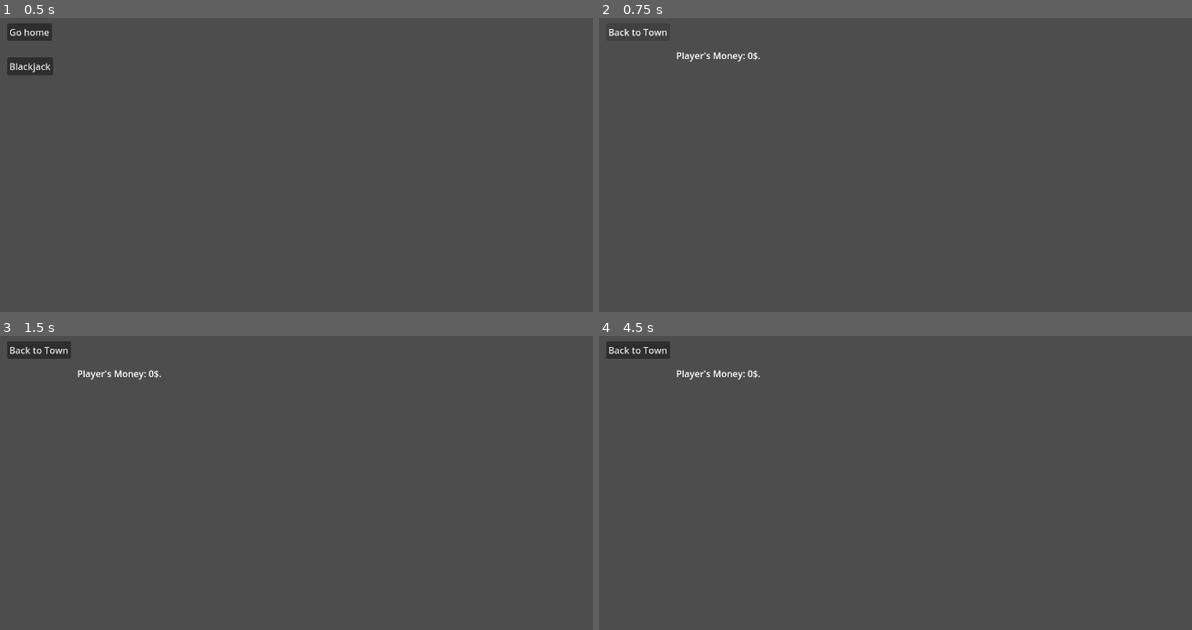
Above: before the commit, frames 1-4 (two rows, left to right).
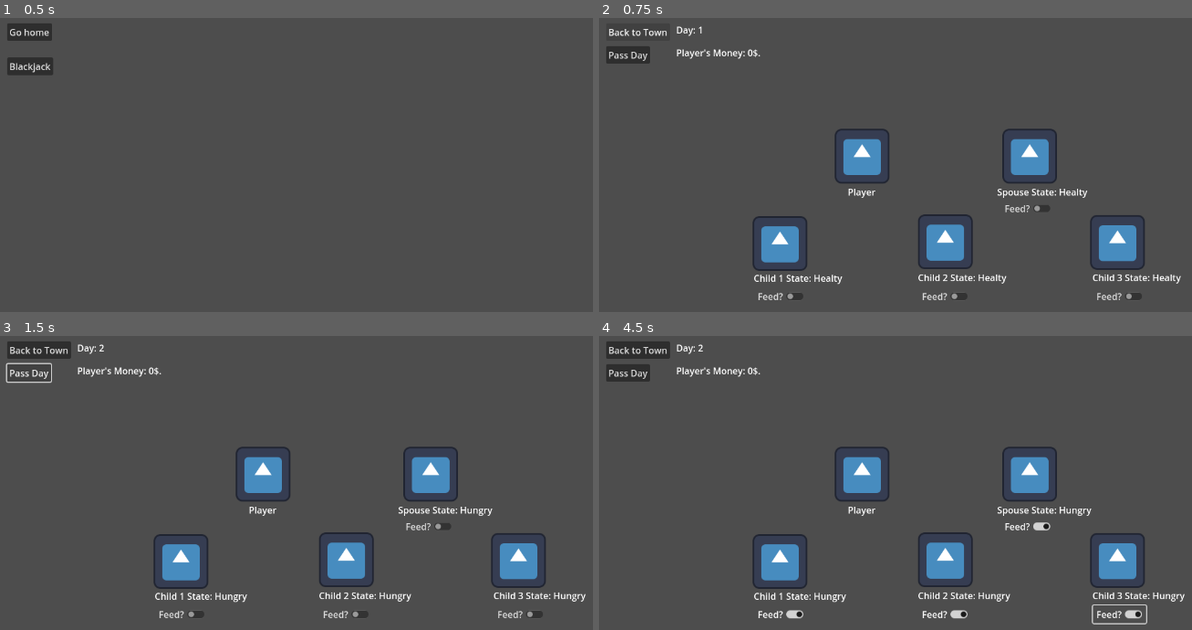
Above: after the commit, the same moments.

Repository: OwenFrakes/congressAppChallenge
Game: Godot game, scene res://Scenes/playerMovement.tscn
Same seed, same stepped clock (60 frames per second), same inputs: the game is played once before the commit and once after it. The engine's default icon, where the game draws it, is replaced by a stand-in: a white triangle on a blue panel in a dark square.
Inputs (mouse positions are in pixels of both pictures, inside the frame that each line leads up to):
- Up to frame 1 (0.5 s): no input
- Up to frame 2 (0.75 s): click "Go home" at 0.5 s
- Up to frame 3 (1.5 s): click (29, 374) at 1.25 s, where only the run after the commit has a clickable "Pass Day"
- Up to frame 4 (4.5 s): click (1025, 527) at 2 s, where only the run after the commit has a clickable "Feed?"; click (782, 615) at 2.75 s, where only the run after the commit has a clickable "Feed?"; click (942, 615) at 3.5 s, where only the run after the commit has a clickable "Feed?"; click (1120, 615) at 4.25 s, where only the run after the commit has a clickable "Feed?"

Frame 1 is identical in both runs. In frame 2, 7.1% of the frame differs, in the area x 1-99%, y 2-96%; in frame 3, 6.9%; in frame 4, 7.4%, in the area x 1-99%, y 2-99%.

Commit message:
Health States for Family

Diff:
--- a/Scenes/homeControl.gd
+++ b/Scenes/homeControl.gd
@@ -1,12 +1,19 @@
 extends Node
 
 @onready var moneyLabel = $"../moneyLabel"
+@onready var dayLabel = $"../DayLabel"
+@onready var family = [$"../SpouseSprite", $"../Child1Sprite", $"../Child2Sprite", $"../Child3Sprite"]
 
 # Called when the node enters the scene tree for the first time.
 func _ready() -> void:
+	updateLabels()
+
+func passDay():
+	StaticPlayerVariables.dayCount += 1
+	updateLabels()
+	for person in family:
+		person.stateUpdate()
+
+func updateLabels():
 	moneyLabel.text = "Player's Money: " + str(StaticPlayerVariables.globalPlayerMoney) + "$."
-
-
-# Called every frame. 'delta' is the elapsed time since the previous frame.
-func _process(delta: float) -> void:
-	pass
+	dayLabel.text = "Day: " + str(StaticPlayerVariables.dayCount)
--- a/Scenes/playerHome.tscn
+++ b/Scenes/playerHome.tscn
@@ -1,7 +1,9 @@
-[gd_scene load_steps=3 format=3 uid="uid://dcvn32dyf1qv7"]
+[gd_scene load_steps=5 format=3 uid="uid://dcvn32dyf1qv7"]
 
 [ext_resource type="Script" path="res://Scenes/homeControl.gd" id="1_g3vfg"]
 [ext_resource type="Script" path="res://Scripts/player_mover.gd" id="2_67f0d"]
+[ext_resource type="Texture2D" uid="uid://dxiid5fb4k47q" path="res://Resources/icon.svg" id="3_llfcy"]
+[ext_resource type="Script" path="res://Scripts/health_state.gd" id="4_m0kmb"]
 
 [node name="PlayerHome" type="Node2D"]
 
@@ -10,9 +12,9 @@
 
 [node name="moneyLabel" type="Label" parent="."]
 offset_left = 153.0
-offset_top = 75.0
-offset_right = 193.0
-offset_bottom = 98.0
+offset_top = 70.0
+offset_right = 279.0
+offset_bottom = 93.0
 text = "Player's Money: "
 
 [node name="Node" type="Node" parent="."]
@@ -26,4 +28,113 @@
 text = "Back to Town"
 script = ExtResource("2_67f0d")
 
+[node name="PlayerSprite" type="Sprite2D" parent="."]
+position = Vector2(479, 263)
+scale = Vector2(0.75, 0.75)
+texture = ExtResource("3_llfcy")
+
+[node name="SpouseSprite" type="Sprite2D" parent="."]
+position = Vector2(773, 263)
+scale = Vector2(0.75, 0.75)
+texture = ExtResource("3_llfcy")
+script = ExtResource("4_m0kmb")
+
+[node name="Child1Sprite" type="Sprite2D" parent="."]
+position = Vector2(335, 416)
+scale = Vector2(0.75, 0.75)
+texture = ExtResource("3_llfcy")
+script = ExtResource("4_m0kmb")
+
+[node name="Child2Sprite" type="Sprite2D" parent="."]
+position = Vector2(625, 413)
+scale = Vector2(0.75, 0.75)
+texture = ExtResource("3_llfcy")
+script = ExtResource("4_m0kmb")
+
+[node name="Child3Sprite" type="Sprite2D" parent="."]
+position = Vector2(927, 414)
+scale = Vector2(0.75, 0.75)
+texture = ExtResource("3_llfcy")
+script = ExtResource("4_m0kmb")
+
+[node name="PlayerLabel" type="Label" parent="."]
+offset_left = 454.0
+offset_top = 314.0
+offset_right = 503.0
+offset_bottom = 337.0
+text = "Player"
+
+[node name="SpouseLabel" type="Label" parent="."]
+offset_left = 716.0
+offset_top = 314.0
+offset_right = 821.0
+offset_bottom = 337.0
+text = "Spouse State:
+"
+
+[node name="Child3Label" type="Label" parent="."]
+offset_left = 883.0
+offset_top = 464.0
+offset_right = 932.0
+offset_bottom = 487.0
+text = "Child 3 State:"
+
+[node name="Child2Label" type="Label" parent="."]
+offset_left = 577.0
+offset_top = 464.0
+offset_right = 678.0
+offset_bottom = 487.0
+text = "Child2 State: "
+
+[node name="Child1Label" type="Label" parent="."]
+offset_left = 289.0
+offset_top = 465.0
+offset_right = 378.0
+offset_bottom = 488.0
+text = "Child1 State:
+"
+
+[node name="DayLabel" type="Label" parent="."]
+offset_left = 153.0
+offset_top = 30.0
+offset_right = 193.0
+offset_bottom = 53.0
+text = "Day: "
+
+[node name="Button" type="Button" parent="."]
+offset_left = 30.0
+offset_top = 70.0
+offset_right = 107.0
+offset_bottom = 101.0
+text = "Pass Day"
+
+[node name="SpouseFeedBtn" type="CheckButton" parent="."]
+offset_left = 723.0
+offset_top = 339.0
+offset_right = 816.0
+offset_bottom = 370.0
+text = "Feed?"
+
+[node name="Child1FeedBtn" type="CheckButton" parent="."]
+offset_left = 290.0
+offset_top = 493.0
+offset_right = 383.0
+offset_bottom = 524.0
+text = "Feed?"
+
+[node name="Child2FeedBtn" type="CheckButton" parent="."]
+offset_left = 578.0
+offset_top = 493.0
+offset_right = 671.0
+offset_bottom = 524.0
+text = "Feed?"
+
+[node name="Child3FeedBtn" type="CheckButton" parent="."]
+offset_left = 884.0
+offset_top = 493.0
+offset_right = 977.0
+offset_bottom = 524.0
+text = "Feed?"
+
 [connection signal="pressed" from="TownButton" to="TownButton" method="_on_pressed"]
+[connection signal="pressed" from="Button" to="Node" method="passDay"]
--- /dev/null
+++ b/Scripts/health_state.gd
@@ -0,0 +1,69 @@
+extends Node
+
+var state = ""
+var nodeName = ""
+var nodeLabel
+var isFed = false
+var feedBtn = false
+
+# Called when the node enters the scene tree for the first time.
+func _ready() -> void:
+	nodeName = getNodeName()
+	print("name: " + nodeName)
+	labelUpdate()
+
+func labelUpdate():
+	match(nodeName):
+		"SpouseSprite":
+			state = StaticPlayerVariables.spouseState
+			nodeLabel = $"../SpouseLabel"
+			nodeLabel.text = "Spouse State: " + state
+			feedBtn = $"../SpouseFeedBtn"
+		"Child1Sprite":
+			state = StaticPlayerVariables.child1State
+			nodeLabel = $"../Child1Label"
+			nodeLabel.text = "Child 1 State: " + state
+			feedBtn = $"../Child1FeedBtn"
+		"Child2Sprite":
+			state = StaticPlayerVariables.child2State
+			nodeLabel = $"../Child2Label"
+			nodeLabel.text = "Child 2 State: " + state
+			feedBtn = $"../Child2FeedBtn"
+		"Child3Sprite":
+			state = StaticPlayerVariables.child3State
+			nodeLabel = $"../Child3Label"
+			nodeLabel.text = "Child 3 State: " + state
+			feedBtn = $"../Child3FeedBtn"
+
+func stateUpdate():
+	checkFeedBtn()
+	if(!isFed):
+		match(nodeName):
+			"SpouseSprite":
+				StaticPlayerVariables.spouseState = "Hungry"
+			"Child1Sprite":
+				StaticPlayerVariables.child1State = "Hungry"
+			"Child2Sprite":
+				StaticPlayerVariables.child2State = "Hungry"
+			"Child3Sprite":
+				StaticPlayerVariables.child3State = "Hungry"
+	else:
+		match(nodeName):
+			"SpouseSprite":
+				StaticPlayerVariables.spouseState = "Healthy"
+			"Child1Sprite":
+				StaticPlayerVariables.child1State = "Healthy"
+			"Child2Sprite":
+				StaticPlayerVariables.child2State = "Healthy"
+			"Child3Sprite":
+				StaticPlayerVariables.child3State = "Healthy"
+	labelUpdate()
+
+func checkFeedBtn():
+	if(feedBtn.button_pressed):
+		isFed = true
+	else:
+		isFed = false
+
+func getNodeName():
+	return get_name()
--- a/Scripts/static_player_variables.gd
+++ b/Scripts/static_player_variables.gd
@@ -1,6 +1,7 @@
 extends Node
 
-var globalPlayerMoney = 0
+var globalPlayerMoney = 0 # The amount of money the player has.
+var dayCount = 1 # The day, 1 is monday.
 var spouseState = "Healty"
 var child1State = "Healty"
 var child2State = "Healty"
